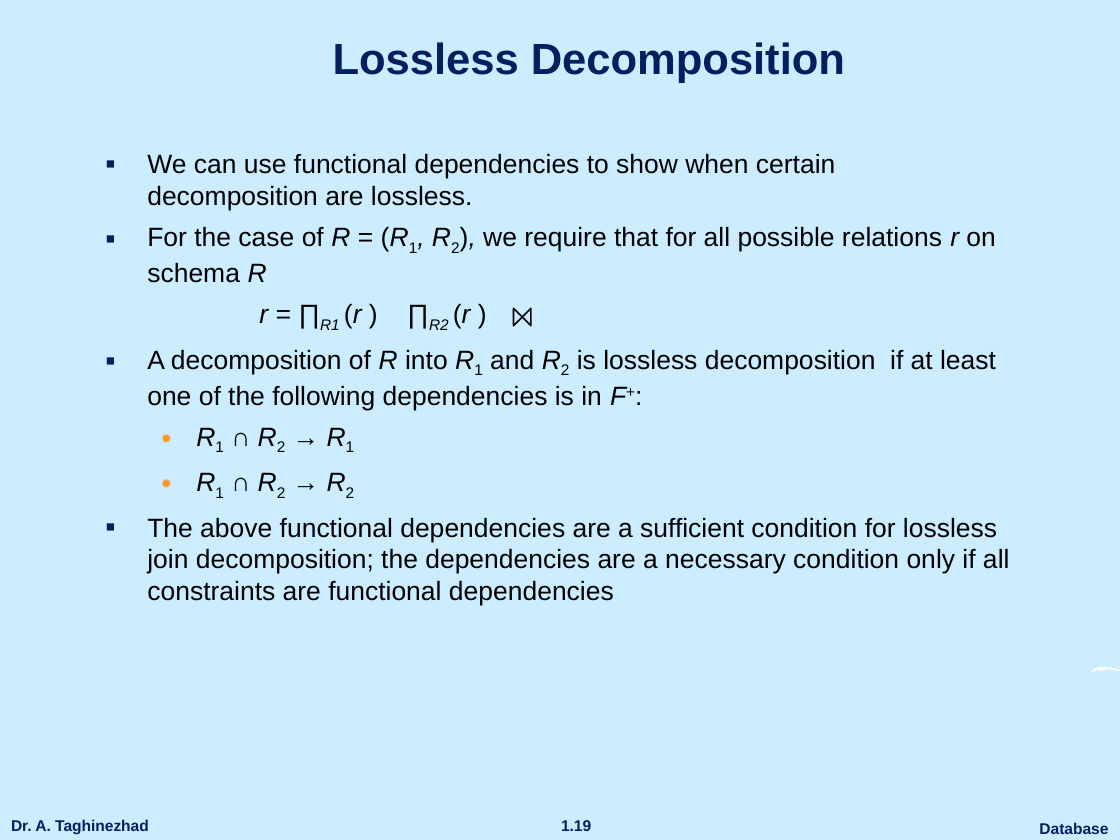
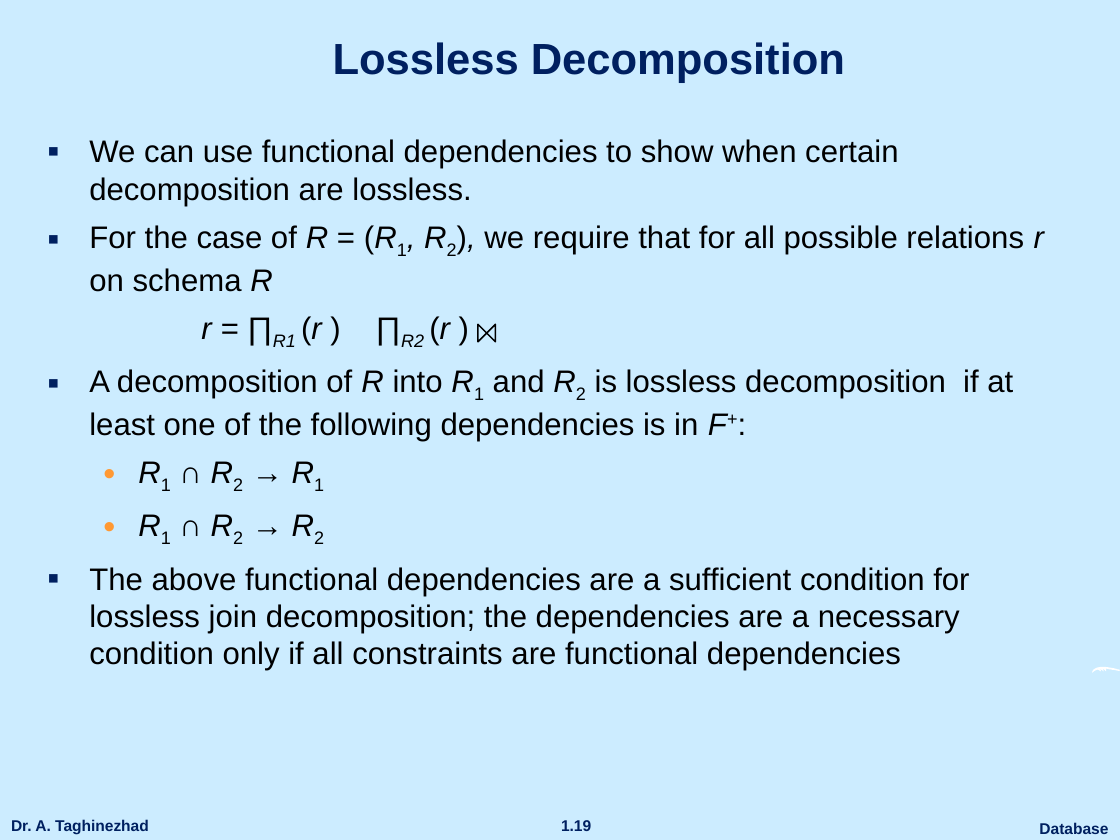
Before and after one commit to ataghinezhad/ataghinezhad.github.io, a slide deck: slide 19 of courses/downloads/temp/Database_Lec5.pptx. Drawn at 1120x840 pixels with LibreOffice and Linux fonts; fonts in the diff are those of the drawing; background and template pictures are left out. Boxes give left, top, right and bottom in pixels: in the first picture for what was removed or moved away, otherwise in the second. Text is boxed around its words. In the diff, an @@ line names an element or a change of style, - is before the commit and + after.

```diff
--- a/courses/downloads/temp/Database_Lec5.pptx
+++ b/courses/downloads/temp/Database_Lec5.pptx
@@ text "We can use functional dependencies ...": place and size @@
-text "We can use functional dependencies ..." at <box>147,153,1010,606</box>
+text "We can use functional dependencies ..." at <box>89,139,1044,671</box>
@@ text "We can use functional dependencies ..." at <box>89,139,1044,671</box>: size 17 to 20 pt; more space between paragraphs @@
@@ freeform shape: place and size @@
-freeform shape at <box>513,308,531,326</box>
+freeform shape at <box>478,325,496,343</box>
```
Also in this commit, not shown: 13 other slides changed, 1 other file.
